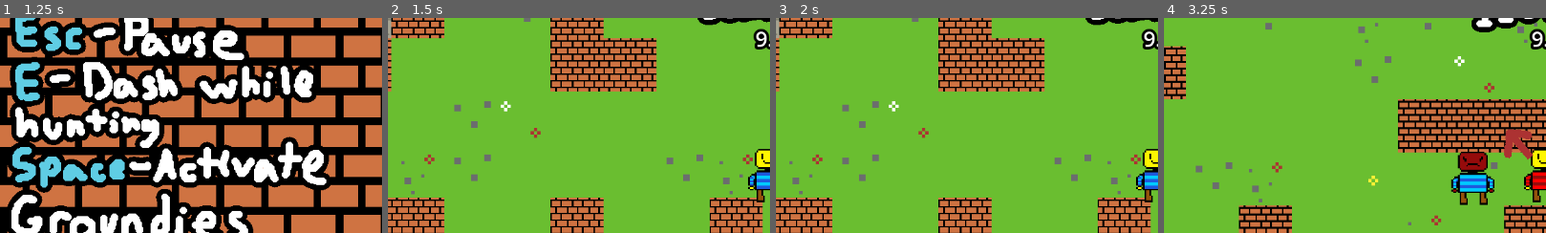
Above: before the commit, frames 1-4 (left to right).
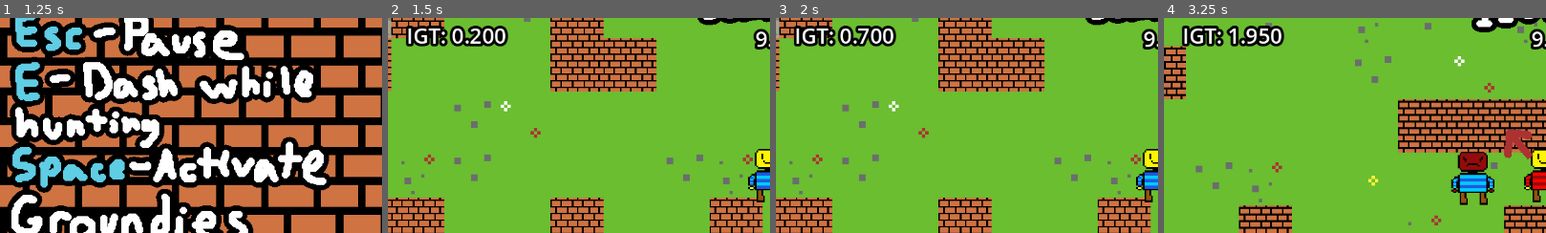
Above: after the commit, the same moments.

Repository: LegoMaster7001/fargo-game-jam-2025
Game: Godot game, scene res://Scenes/main_menu.tscn
The game is run twice, just before and just after one commit, with the same random seed, the same clock (stepped at 60 frames per second) and the same inputs. Sound files missing from this copy of the repository are replaced by a short silence.
Inputs:
- Up to frame 1 (1.25 s): tap Enter at 0.5 s; hold D (move_right) from 0.53 s (still down); hold Space (call_groundies) from 0.53 s (still down)
- Up to frame 2 (1.5 s): release D (move_right) at 1.28 s; release Space (call_groundies) at 1.28 s; hold S (move_down) from 1.28 s (still down); tap E at 1.35 s
- Up to frame 3 (2 s): keep holding S (move_down)
- Up to frame 4 (3.25 s): release S (move_down) at 2.03 s; hold D (move_right) 2.03-2.78 s; hold Space (call_groundies) 2.03-2.78 s; hold W (move_up) from 2.78 s (still down); tap E at 2.85 s
The pictures show only the part of the screen within x 0-50%, y 13-63%; the shares and areas given below are measured in that part.

Frame 1 is identical in both runs. In frame 2, 2.2% of the frame differs, in the area x 4-32%, y 3-14%; in frame 3, 2.2%; in frame 4, 2.3%.

Commit message:
feat: live speedrun timer, allow restarting while game not over
also fix tutorial missing dependency

Diff:
--- a/Scenes/hud.tscn
+++ b/Scenes/hud.tscn
@@ -15,7 +15,7 @@
 outline_size = 16
 outline_color = Color(0, 0, 0, 1)
 
-[node name="HUD" type="Control" node_paths=PackedStringArray("role_texture", "time_label", "cooldown_timer_label", "cooldown_label", "scoreLabel", "tag_cooldown_label", "compass")]
+[node name="HUD" type="Control" node_paths=PackedStringArray("role_texture", "time_label", "cooldown_timer_label", "cooldown_label", "scoreLabel", "tag_cooldown_label", "compass", "elapsed_time_label")]
 layout_mode = 3
 anchors_preset = 15
 anchor_right = 1.0
@@ -30,6 +30,7 @@
 scoreLabel = NodePath("ScoreLabel")
 tag_cooldown_label = NodePath("TagCooldownTimer")
 compass = NodePath("Compass")
+elapsed_time_label = NodePath("TimeLabel2")
 
 [node name="Compass" type="Control" parent="."]
 layout_mode = 1
@@ -117,6 +118,15 @@
 offset_bottom = 59.0
 label_settings = SubResource("LabelSettings_6fbih")
 
+[node name="TimeLabel2" type="Label" parent="."]
+layout_mode = 0
+offset_left = 28.0
+offset_top = 90.0
+offset_right = 101.04348
+offset_bottom = 135.0
+text = "IGT: 0.000"
+label_settings = SubResource("LabelSettings_6fbih")
+
 [node name="TagCooldownTimer" type="Label" parent="."]
 layout_mode = 1
 anchors_preset = 5
--- a/Scenes/player.tscn
+++ b/Scenes/player.tscn
@@ -32,6 +32,7 @@
 
 [node name="AudioStreamPlayer" type="AudioStreamPlayer" parent="."]
 stream = ExtResource("3_6t5aa")
+volume_db = -8.0
 bus = &"Sound Effects"
 
 [connection signal="timeout" from="DashCooldownTimer" to="." method="_on_dash_cooldown_timer_timeout"]
--- a/Scenes/tutorial.tscn
+++ b/Scenes/tutorial.tscn
@@ -1,6 +1,6 @@
-[gd_scene load_steps=3 format=3 uid="uid://b43xn8j0lx2hg"]
+[gd_scene load_steps=3 format=3 uid="uid://dq4oud4wnxgua"]
 
-[ext_resource type="Script" uid="uid://cty8yp548dlvf" path="res://Tutorial.gd" id="1_feyax"]
+[ext_resource type="Script" uid="uid://cty8yp548dlvf" path="res://Scripts/Tutorial.gd" id="1_feyax"]
 [ext_resource type="Texture2D" uid="uid://dqepsd4t0t0js" path="res://Images/Tutorial.png" id="1_ka2pi"]
 
 [node name="Tutorial" type="Control"]
--- a/Scripts/Global.gd
+++ b/Scripts/Global.gd
@@ -34,15 +34,16 @@
 	chase_timer.timeout.connect(_on_timeout)
 	add_child(chase_timer)
 
-func addTime(timeout: bool):
-	if (timeout):
-		total_time += 10
-	elif (!timeout):
-		total_time += 10 - chase_timer.time_left
-
 	slow_timer.wait_time = SLOW_DURATION
 	slow_timer.one_shot = true
 	add_child(slow_timer)
+
+func addTime(timeout: bool):
+	# if (timeout):
+	# 	total_time += 10
+	# elif (!timeout):
+	# 	total_time += 10 - chase_timer.time_left
+	pass
 
 func flip_role(timeout: bool):
 	if not timeout:
@@ -59,7 +60,6 @@
 	score -= 1
 
 func _on_timeout() -> void:
-	Global.addTime(true)
 	Global.flip_role(true)
 
 func restart():
@@ -68,3 +68,4 @@
 	current_role = role.hunted
 	score = -1
 	game_over = false
+	total_time = 0
--- a/Scripts/Player.gd
+++ b/Scripts/Player.gd
@@ -30,9 +30,8 @@
 	if event.is_action_pressed("call_groundies"):
 		groundies_area.try_call_groundies()
 
-	#if event.is_action_pressed("debug_flip_role"):
-		#Global.addTime(false)
-		#Global.flip_role(true)
+	# if event.is_action_pressed("debug_flip_role"):
+	# 	Global.flip_role(true)
 
 func checkDashing():
 	if (Input.is_key_pressed(KEY_E) && dashReady && Global.player_is_hunter):
--- a/Scripts/game.gd
+++ b/Scripts/game.gd
@@ -5,3 +5,6 @@
 	Global.current_role = Global.role.hunted
 	Global.chase_timer.start()
 	get_tree().paused = false
+
+func _process(delta: float) -> void:
+	Global.total_time += delta
--- a/Scripts/hud.gd
+++ b/Scripts/hud.gd
@@ -18,6 +18,7 @@
 @export var compass: Compass
 @export var pause_menu: PauseMenu
 @export var game_over_screen: GameOverScreen
+@export var elapsed_time_label: Label
 var isInArea = false
 var hasEscaped = false
 
@@ -37,14 +38,17 @@
 	AbilityCooldownVisibility()
 	tagCooldownTimerVisibility()
 
+func _process(delta: float) -> void:
+	elapsed_time_label.text = "IGT: %.3f" % Global.total_time
+
 func _on_groundies_called(isInAreaWhenGroundies):
 	isInArea = isInAreaWhenGroundies
 
 func _unhandled_input(event: InputEvent) -> void:
 	if event.is_action_pressed("pause"):
 		pause_game()
-	#if event.is_action_pressed("debug_end_game"):
-	#	end_game()
+	# if event.is_action_pressed("debug_end_game"):
+	# 	end_game()
 
 func pause_game():
 	get_tree().paused = true
Not shown: 1 places in Scenes/hud.tscn that only renumber resources
